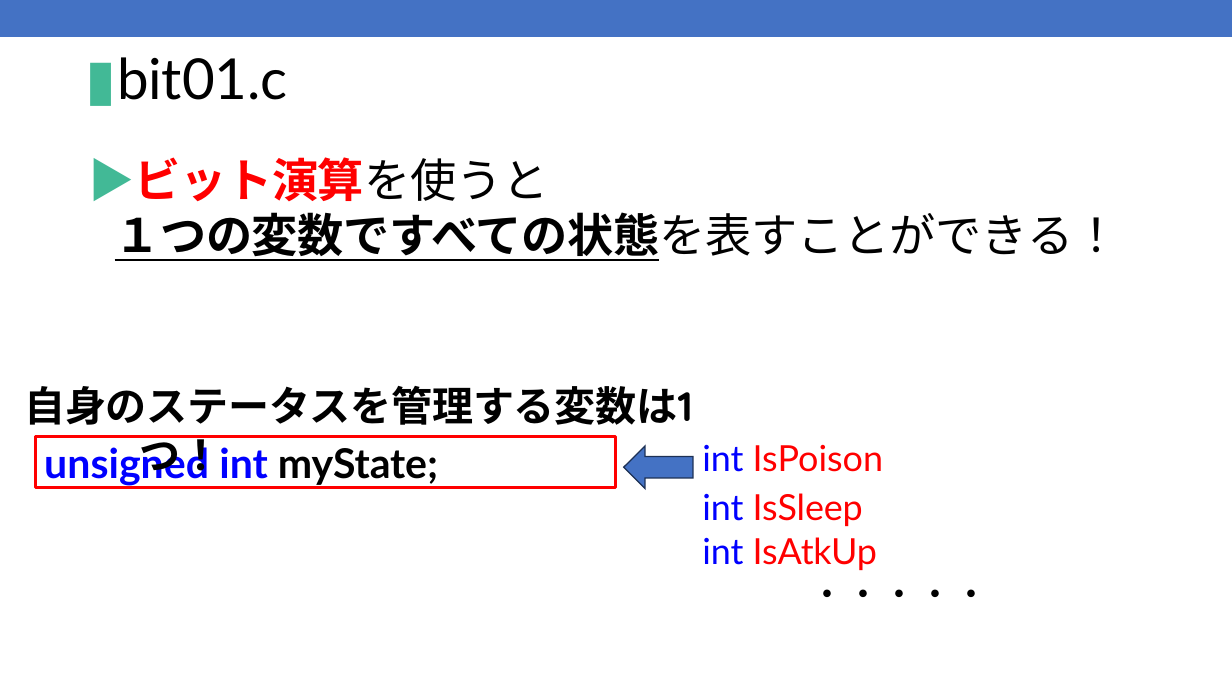
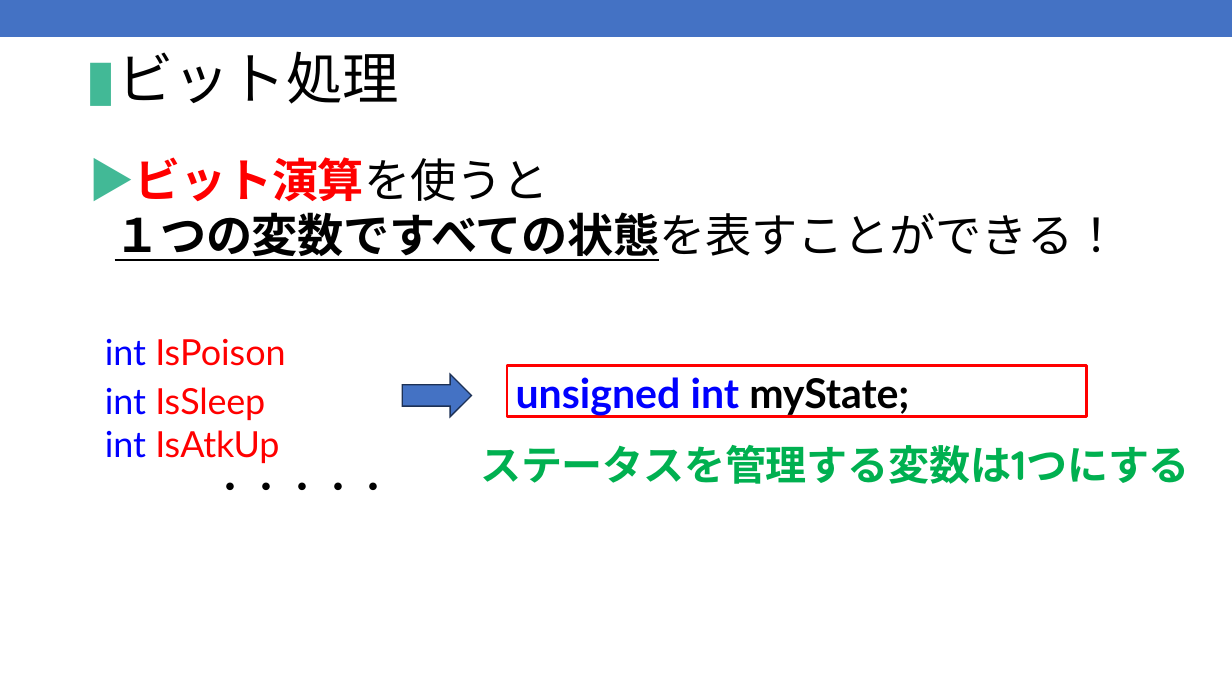
Before and after one commit to kic-murata/cpp2025, a slide deck: slide 5 of 授業資料/授業資料：ビット処理.pptx. Drawn at 1232x693 pixels with LibreOffice and Linux fonts; fonts in the diff are those of the drawing. Boxes give left, top, right and bottom in pixels: in the first picture for what was removed or moved away, otherwise in the second. Text is boxed around its words. In the diff, an @@ line names an element or a change of style, - is before the commit and + after.

```diff
--- a/授業資料/授業資料：ビット処理.pptx
+++ b/授業資料/授業資料：ビット処理.pptx
@@ title at [86,53,399,106]: text changed @@
-▮bit01.c
+▮ビット処理
@@ text "int IsPoison": place and size @@
-text "int IsPoison" at [702,444,989,597]
+text "int IsPoison" at [105,339,391,490]
@@ right arrow at [402,374,471,417]: rotation 0 to 180 degrees @@
@@ rectangle "unsigned int myState;": place and size @@
-rectangle "unsigned int myState;" at [36,436,616,487]
+rectangle "unsigned int myState;" at [507,366,1087,417]
@@ text at [480,445,1190,484]: text changed; text colour #000000 to #00B050 @@
-自身のステータスを管理する変数は1つ！
+ステータスを管理する変数は1つにする
```
Also in this commit, not shown: 11 other slides changed, 12 slides added, 4 other files.
